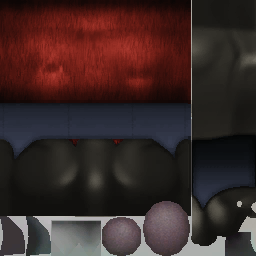
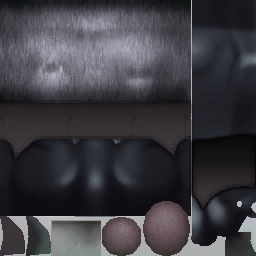
Layered file, before and after one edit (256 x 256). Changes by layer:
hid group "Goku" (18 layers) over [0, 0, 256, 248]
added group "Saiya Squad copy" with 18 layers above "Saiya Squad" over [0, 0, 256, 248]
added layer "Relleno de color 2" (3rd of 5, in "Saiya Squad copy") (multiply) in group "Saiya Squad copy" over [0, 0, 256, 248]
added layer "Capa 0" (3rd of 5, in "Saiya Squad copy") in group "Saiya Squad copy" over [0, 0, 256, 248]
